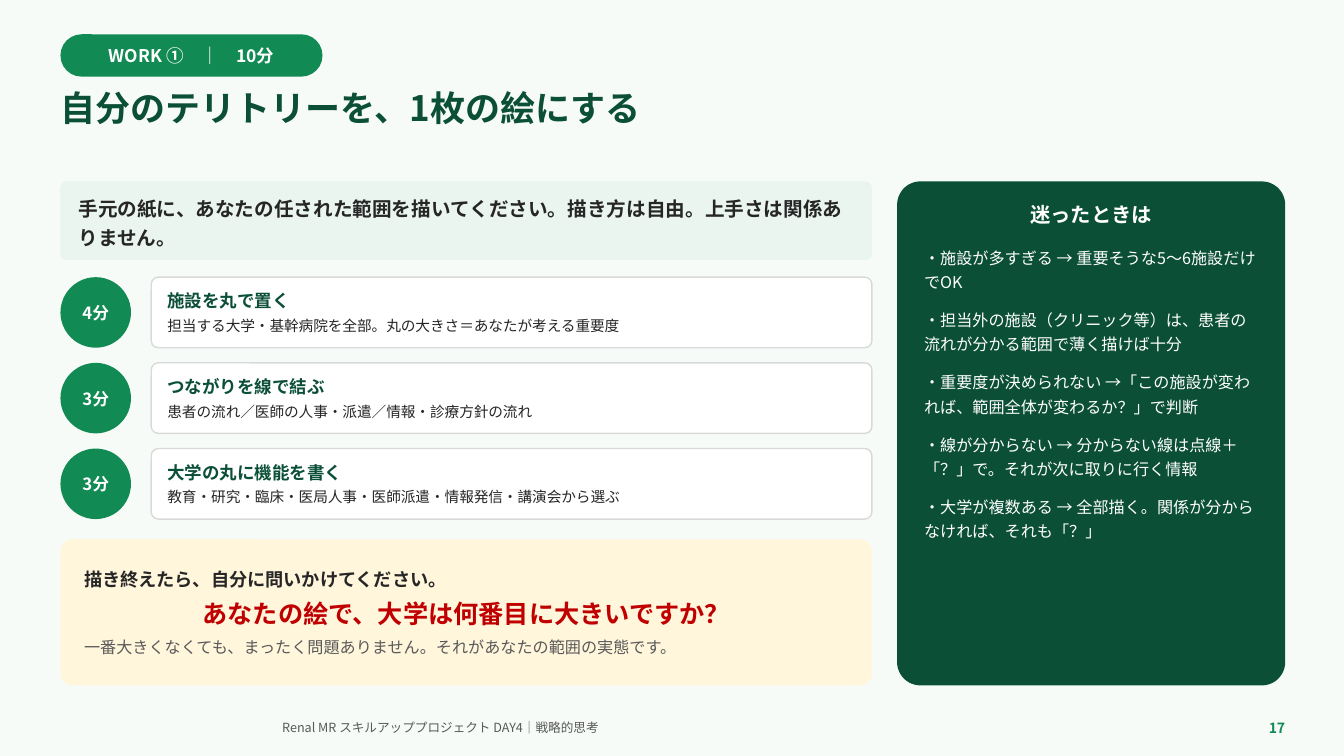
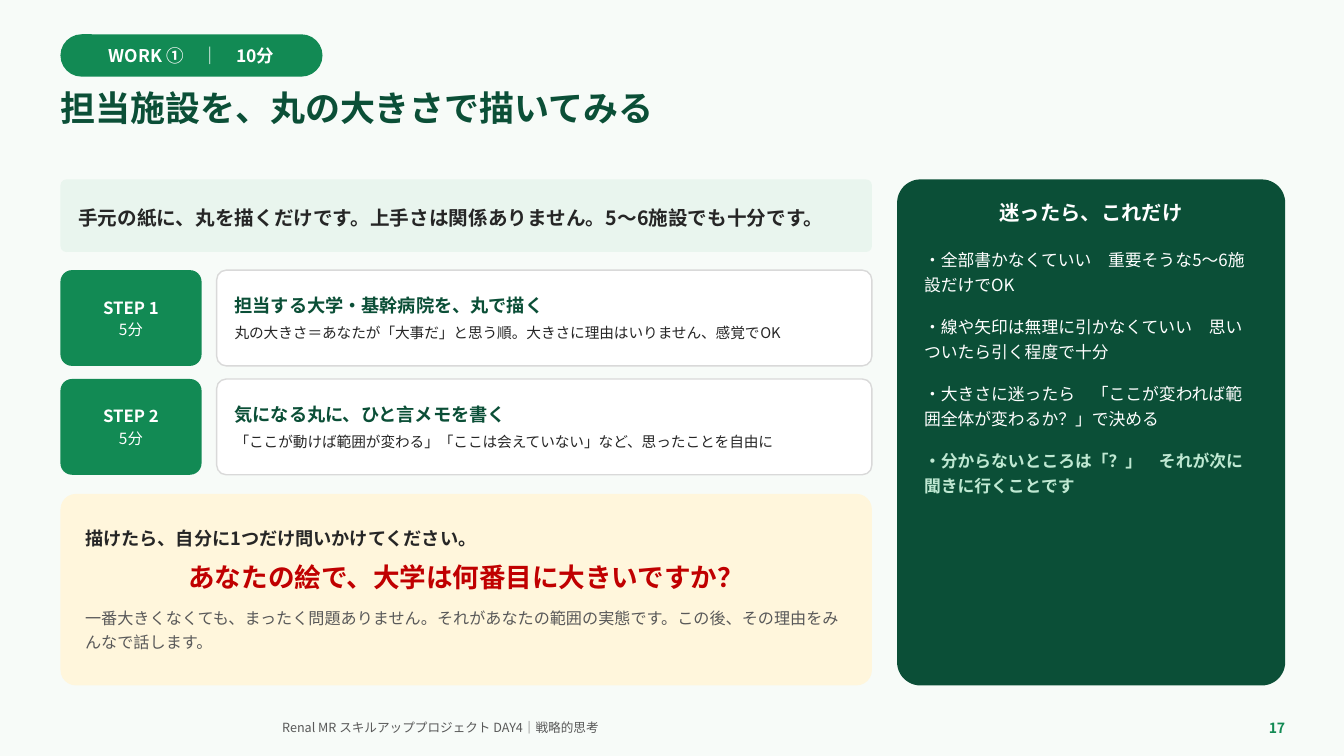
Before and after one commit to TAKUYA-1187/Claude, a slide deck: slide 17 of novartis_training/DAY4_ちょっと分かるだけで世界が変わる.pptx. Drawn at 1344x756 pixels with LibreOffice and Linux fonts; fonts in the diff are those of the drawing; background and template pictures are left out. Boxes give left, top, right and bottom in pixels: in the first picture for what was removed or moved away, otherwise in the second. Text is boxed around its words. In the diff, an @@ line names an element or a change of style, - is before the commit and + after.

```diff
--- a/novartis_training/DAY4_ちょっと分かるだけで世界が変わる.pptx
+++ b/novartis_training/DAY4_ちょっと分かるだけで世界が変わる.pptx
@@ text at bbox=[60, 91, 653, 124]: text changed @@
-自分のテリトリーを、1枚の絵にする
+担当施設を、丸の大きさで描いてみる
@@ rounded rectangle "手元の紙に、丸を描くだけです。上手さは関係ありません。5〜6施設でも十分です。": place and size @@
-rounded rectangle "手元の紙に、丸を描くだけです。上手さは関係ありません。5〜6施設でも十分です。" at bbox=[60, 181, 872, 260]
+rounded rectangle "手元の紙に、丸を描くだけです。上手さは関係ありません。5〜6施設でも十分です。" at bbox=[60, 179, 872, 252]
@@ text in rounded rectangle at bbox=[78, 208, 823, 227]: text changed @@
-手元の紙に、あなたの任された範囲を描いてください。描き方は自由。上手さは関係ありません。
+手元の紙に、丸を描くだけです。上手さは関係ありません。5〜6施設でも十分です。
@@ text in rounded rectangle at bbox=[924, 202, 1244, 494]: text changed; size 11.5 to 12 pt @@
-迷ったときは
-・施設が多すぎる → 重要そうな5〜6施設だけでOK
-・担当外の施設（クリニック等）は、患者の流れが分かる範囲で薄く描けば十分
-・重要度が決められない →「この施設が変われば、範囲全体が変わるか？」で判断
-・線が分からない → 分からない線は点線＋「？」で。それが次に取りに行く情報
-・大学が複数ある → 全部描く。関係が分からなければ、それも「？」
+迷ったら、これだけ
+・全部書かなくていい 重要そうな5〜6施設だけでOK
+・線や矢印は無理に引かなくていい 思いついたら引く程度で十分
+・大きさに迷ったら 「ここが変われば範囲全体が変わるか？」で決める
+・分からないところは「？」 それが次に聞きに行くことです
@@ ellipse removed at bbox=[60, 277, 131, 348] @@
-4分
@@ rounded rectangle added at bbox=[60, 270, 202, 366], fill #128A54, 12 pt, text #FFFFFF, bold @@
+STEP 1
+5分
@@ rounded rectangle "担当する大学・基幹病院を、丸で描く": place and size @@
-rounded rectangle "担当する大学・基幹病院を、丸で描く" at bbox=[151, 277, 872, 348]
+rounded rectangle "担当する大学・基幹病院を、丸で描く" at bbox=[217, 270, 872, 366]
@@ text in rounded rectangle at bbox=[235, 296, 781, 340]: text changed @@
-施設を丸で置く
-担当する大学・基幹病院を全部。丸の大きさ＝あなたが考える重要度
+担当する大学・基幹病院を、丸で描く
+丸の大きさ＝あなたが「大事だ」と思う順。大きさに理由はいりません、感覚でOK
@@ ellipse removed at bbox=[60, 363, 131, 434] @@
-3分
@@ rounded rectangle added at bbox=[60, 379, 202, 475], fill #128A54, 12 pt, text #FFFFFF, bold @@
+STEP 2
+5分
@@ rounded rectangle "気になる丸に、ひと言メモを書く": place and size @@
-rounded rectangle "気になる丸に、ひと言メモを書く" at bbox=[151, 363, 872, 434]
+rounded rectangle "気になる丸に、ひと言メモを書く" at bbox=[217, 379, 872, 475]
@@ text in rounded rectangle at bbox=[235, 405, 774, 449]: text changed @@
-つながりを線で結ぶ
-患者の流れ／医師の人事・派遣／情報・診療方針の流れ
+気になる丸に、ひと言メモを書く
+「ここが動けば範囲が変わる」「ここは会えていない」など、思ったことを自由に
@@ ellipse removed at bbox=[60, 449, 131, 519] @@
-3分
@@ rounded rectangle removed at bbox=[151, 449, 872, 519] @@
-大学の丸に機能を書く
-教育・研究・臨床・医局人事・医師派遣・情報発信・講演会から選ぶ
@@ rounded rectangle "描けたら、自分に1つだけ問いかけてください。": place and size @@
-rounded rectangle "描けたら、自分に1つだけ問いかけてください。" at bbox=[60, 539, 872, 686]
+rounded rectangle "描けたら、自分に1つだけ問いかけてください。" at bbox=[60, 494, 872, 686]
@@ text in rounded rectangle at bbox=[85, 529, 476, 547]: text changed @@
-描き終えたら、自分に問いかけてください。
+描けたら、自分に1つだけ問いかけてください。
@@ text in rounded rectangle at bbox=[188, 564, 743, 590]: size 18 to 19 pt in "あなたの絵で、大学は何番目に大きいですか？"; more space between paragraphs @@
@@ text in rounded rectangle at bbox=[85, 610, 838, 650]: text changed @@
-一番大きくなくても、まったく問題ありません。それがあなたの範囲の実態です。
+一番大きくなくても、まったく問題ありません。それがあなたの範囲の実態です。この後、その理由をみんなで話します。
```
Also in this commit, not shown: 9 other slides changed, 2 other files.
